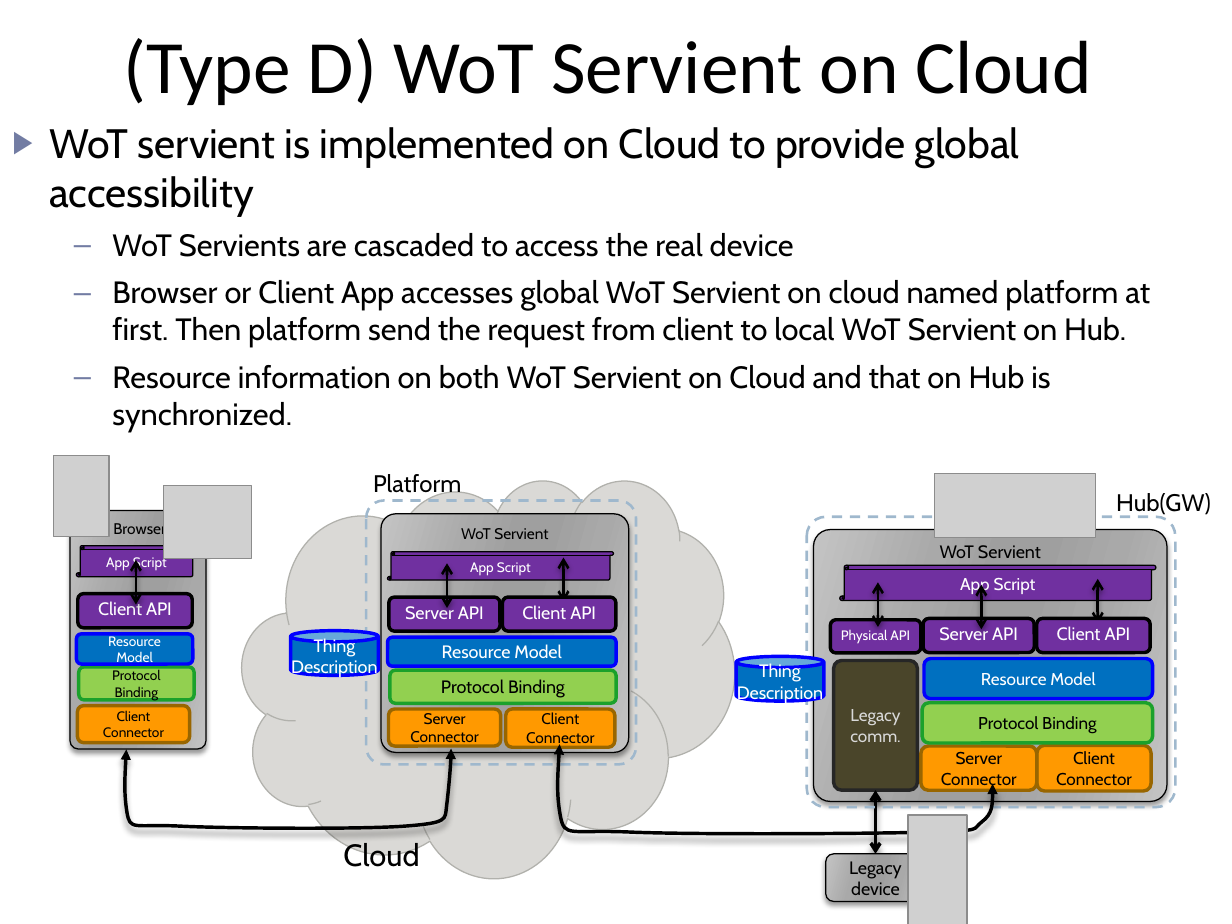
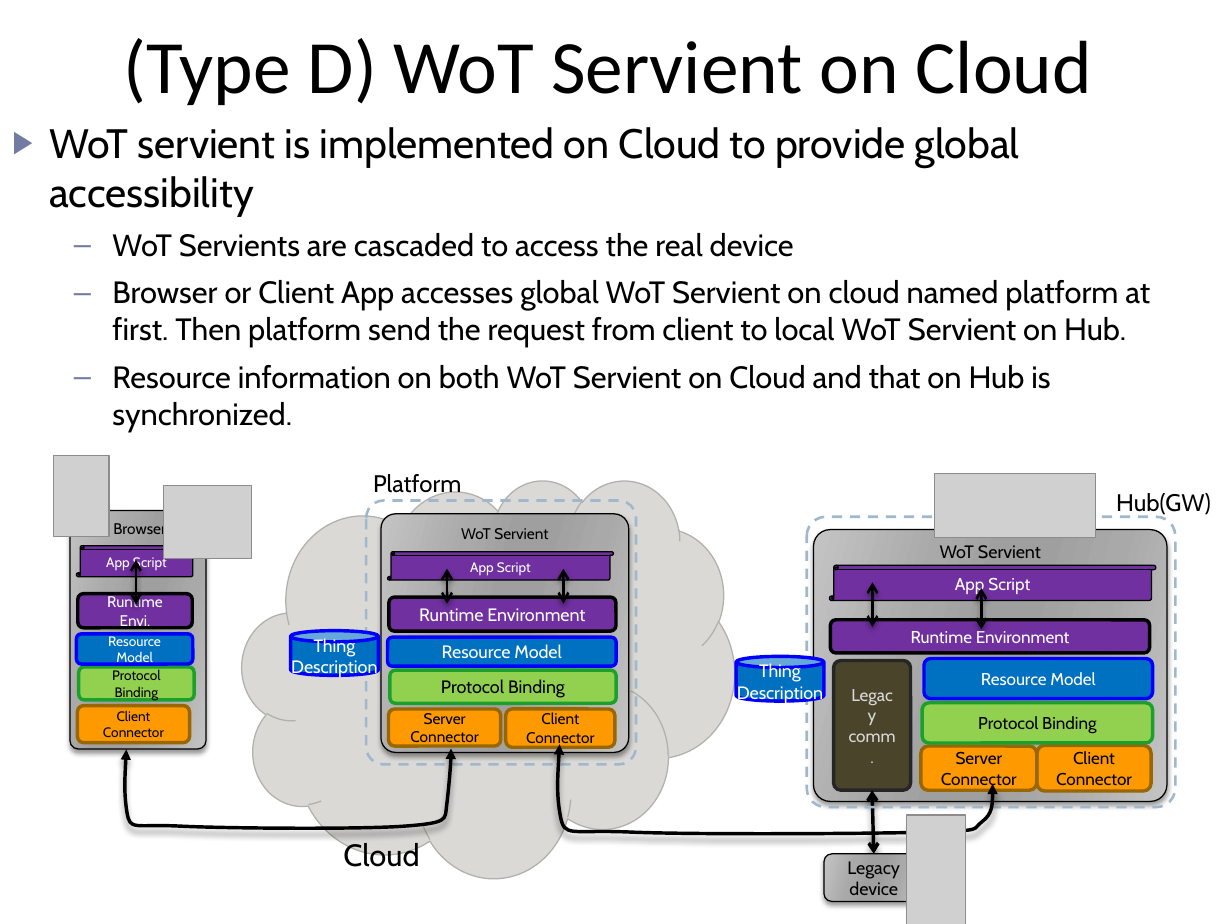
Before and after one commit to w3c/wot, a slide deck: slide 10 of current-practices/wot-getting-started.pptx. Drawn at 1232x924 pixels with LibreOffice and Linux fonts; fonts in the diff are those of the drawing; grey boxes stand for pictures. Boxes give left, top, right and bottom in pixels: in the first picture for what was removed or moved away, otherwise in the second. Text is boxed around its words. In the diff, an @@ line names an element or a change of style, - is before the commit and + after.

```diff
--- a/current-practices/wot-getting-started.pptx
+++ b/current-practices/wot-getting-started.pptx
@@ double arrow moved from (447, 563) - (447, 607) to (447, 569) - (447, 604) @@
@@ double arrow moved from (563, 558) - (563, 602) to (563, 569) - (563, 604) @@
@@ vertical scroll "App Script": place and size @@
-vertical scroll "App Script" at <box>840,565,1157,601</box>
+vertical scroll "App Script" at <box>829,565,1156,601</box>
@@ text in rounded rectangle at <box>107,594,163,630</box>: text changed; size 10.5 to 9 pt @@
-Client API
+Runtime Envi.
@@ rounded rectangle "Runtime Environment": place and size @@
-rounded rectangle "Runtime Environment" at <box>389,598,500,632</box>
+rounded rectangle "Runtime Environment" at <box>389,598,616,632</box>
@@ rounded rectangle removed at <box>503,598,616,632</box> @@
-Client API
@@ double arrow moved from (878, 583) - (878, 627) to (872, 583) - (872, 627) @@
@@ double arrow removed from (1098, 579) to (1098, 623) @@
@@ text in rounded rectangle at <box>419,608,585,621</box>: text changed @@
-Server API
+Runtime Environment
@@ rounded rectangle "Runtime Environment": place and size @@
-rounded rectangle "Runtime Environment" at <box>830,620,920,653</box>
+rounded rectangle "Runtime Environment" at <box>830,620,1149,653</box>
@@ text in rounded rectangle at <box>911,629,1070,643</box>: text changed; size 8 to 10 pt @@
-Physical API
+Runtime Environment
@@ rounded rectangle removed at <box>923,618,1034,653</box> @@
-Server API
@@ rounded rectangle removed at <box>1037,618,1151,653</box> @@
-Client API
@@ rounded rectangle "Legacy comm.": place and size @@
-rounded rectangle "Legacy comm." at <box>834,660,918,790</box>
+rounded rectangle "Legacy comm." at <box>834,660,912,790</box>
@@ double arrow moved from (876, 790) - (876, 854) to (872, 790) - (873, 854) @@
```
Also in this commit, not shown: 8 other slides changed.
